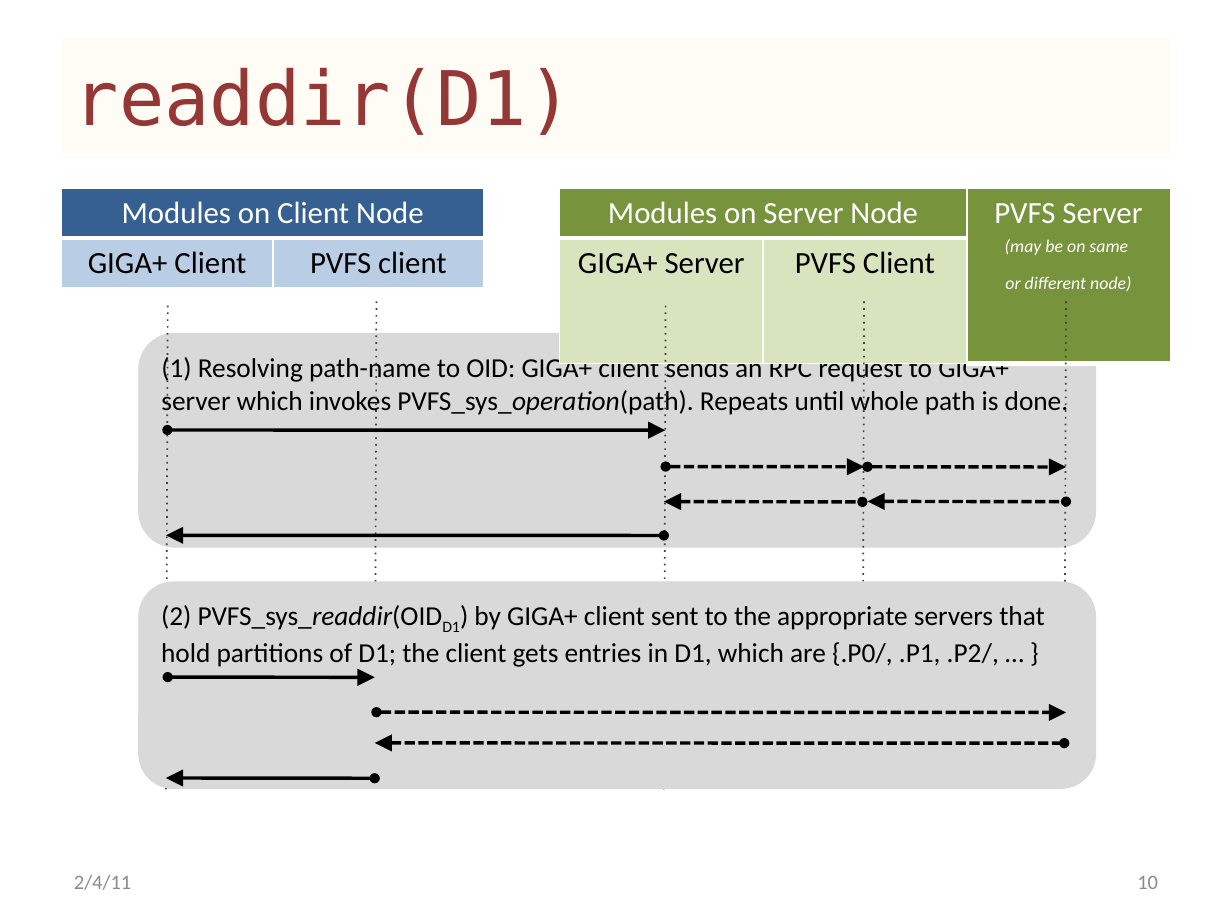
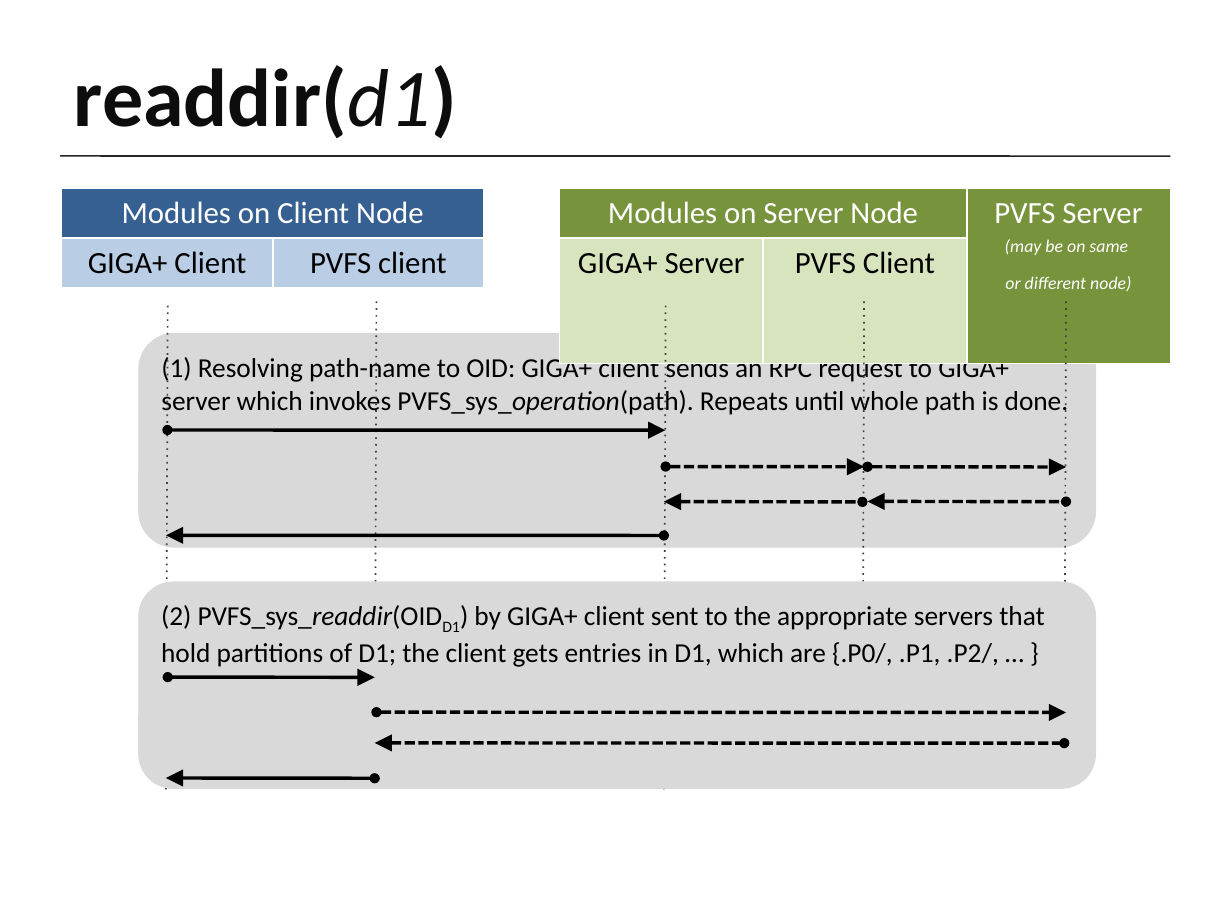
Before and after one commit to achivetta/skyefs, a slide deck: slide 7 of docs/GigaOnPVFS-Specification.pptx (slide 10 before the commit). Drawn at 1232x924 pixels with LibreOffice and Linux fonts; fonts in the diff are those of the drawing. Boxes give left, top, right and bottom in pixels: in the first picture for what was removed or moved away, otherwise in the second. Text is boxed around its words. In the diff, an @@ line names an element or a change of style, - is before the commit and + after.

```diff
--- a/docs/GigaOnPVFS-Specification.pptx
+++ b/docs/GigaOnPVFS-Specification.pptx
@@ title "readdir(d1)": place and size @@
-title "readdir(d1)" at [62,37,1170,153]
+title "readdir(d1)" at [74,65,457,139]
@@ title "readdir(d1)" at [74,65,457,139]: fill #FFFBF5 to none @@
@@ title at [74,65,457,139]: text changed; size 44 to 48 pt; font DejaVu Sans Mono to Calibri; text colour #953735 to #0D0D0D; bold on @@
-readdir(D1)
+readdir(d1)
@@ line added from (60, 156) to (1170, 156), #262626 1 pt @@
@@ text removed at [74,875,131,890] @@
-2/4/11
@@ page number removed at [1137,876,1158,889] @@
-10
```
Also in this commit, not shown: 7 other slides changed, 1 slide added, 5 slides removed.
